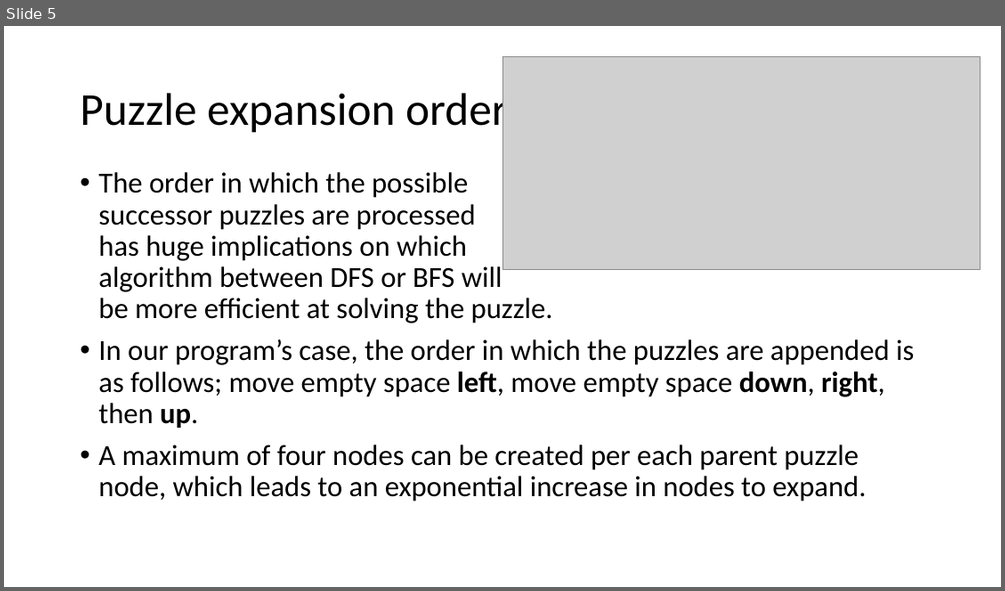
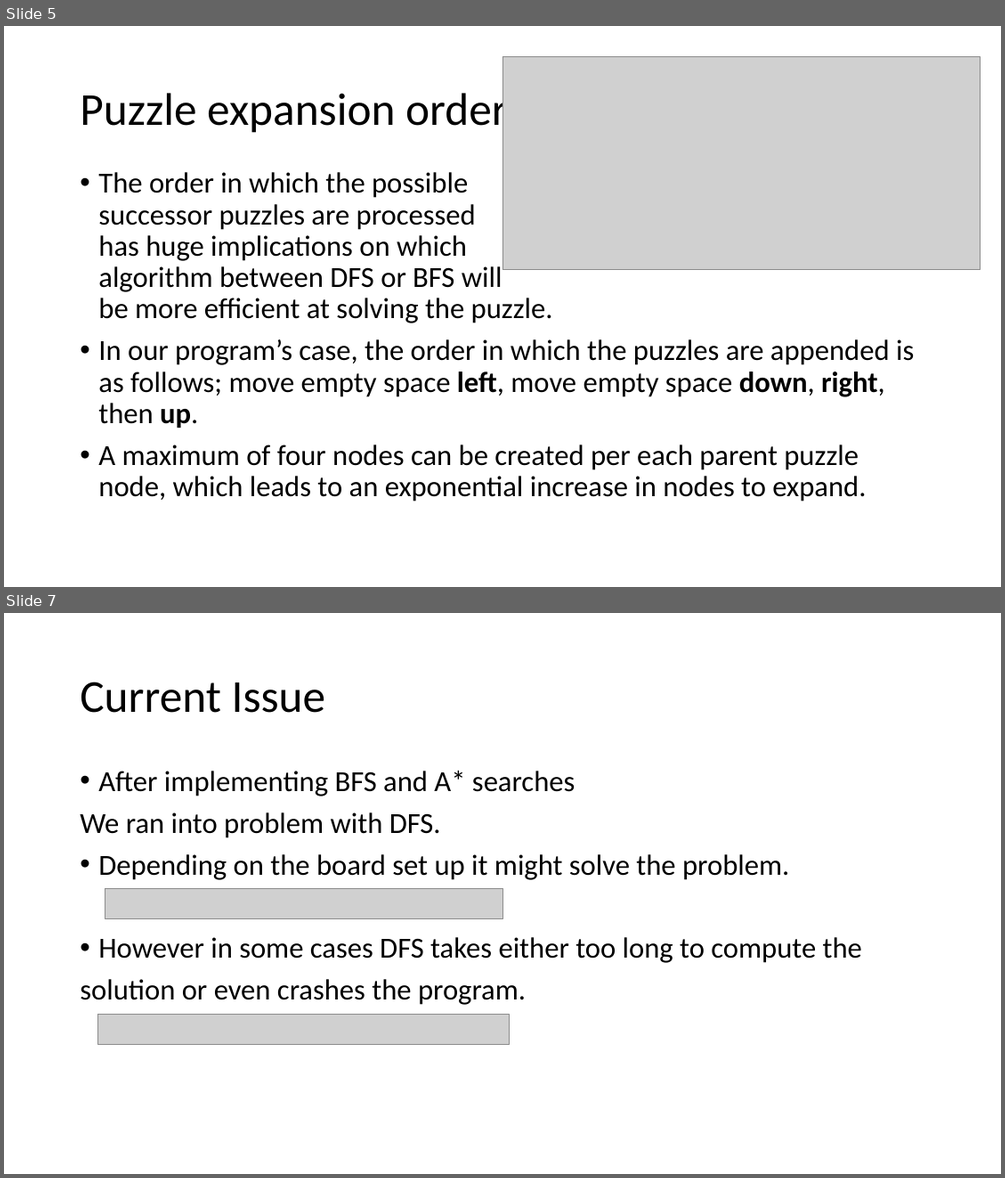
Before and after one commit to KaChiLau/8-Tiles-AI, a slide deck: The 8 Tile Puzzle.pptx. Shown one above the other, each under a label of ours: slide 5 before the commit, slides 5 and 7 after it; the slides between them are not shown. The pictures are 1005x591 and 1005x1178 pixels, drawn with LibreOffice and Linux fonts; fonts in the diff are those of the drawing; grey boxes stand for pictures. Boxes give left, top, right and bottom in pixels: in the first picture for what was removed or moved away, otherwise in the second. Text is boxed around its words. In the diff, an @@ line names an element or a change of style, - is before the commit and + after.

```diff
--- a/The 8 Tile Puzzle.pptx
+++ b/The 8 Tile Puzzle.pptx
@@ slide 7 added at [4,613,1001,1174], background #FFFFFF @@
@@ title added at [80,682,326,713], 44 pt, text #000000 @@
+Current Issue
@@ text added at [80,770,862,1005], 28 pt, text #000000 @@
+• After implementing BFS and A* searches
+We ran into problem with DFS.
+• Depending on the board set up it might solve the problem.
+• However in some cases DFS takes either too long to compute the
+solution or even crashes the program.
@@ picture added at [105,888,502,918] @@
@@ picture added at [98,1013,510,1044] @@
```
Also in this commit, not shown: 2 other slides added, 2 slides removed, 4 other files.
